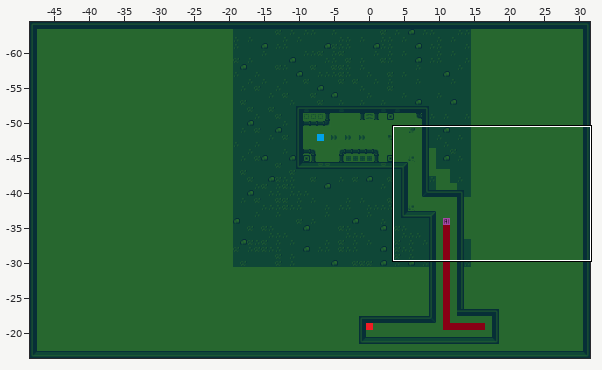
One commit to this Tiled map: public/assets/tilemaps/level2.tmx. The picture above shows the old version from afar; the outline marks the close-up.
Close-up. Old version:
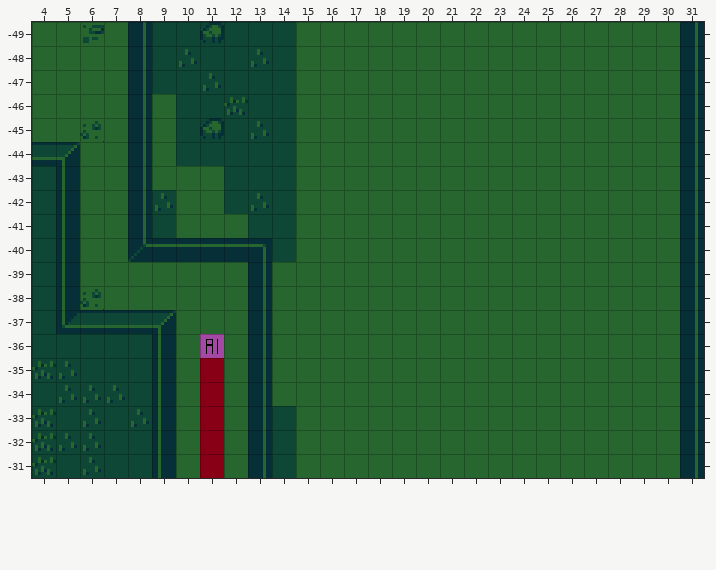
Cells are 16x16 px. Shown: x 4..31, y -49..-31. The commit also changed other parts of the map, which this record leaves out.
After the commit:
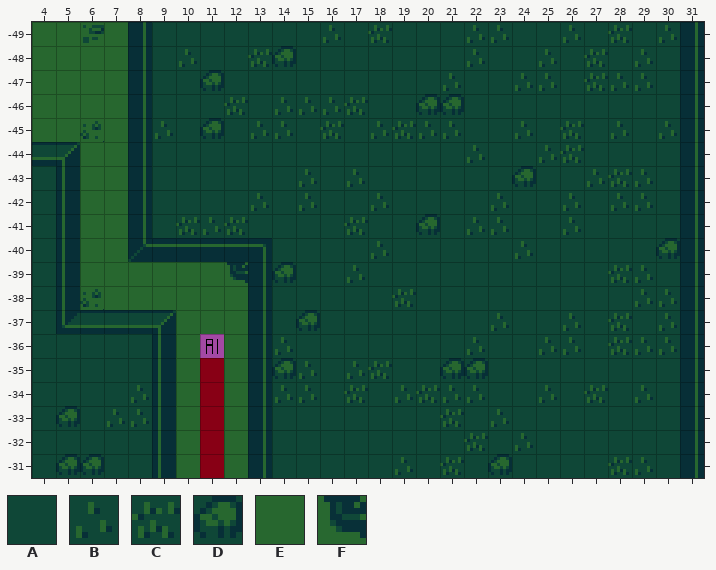
Key: from "tileset": A 0, B 5, C 6, D 7, E 25, F 75.
_ is an empty cell, . an unchanged one.
From old to new:
--- layer "Tile Layer 1"
@@ x 4..30 @@
--49 .......D...EEEEEEEEEEEEEEEE
--48 .........BAEEEEEEEEEEEEEEEE
--47 .......B...EEEEEEEEEEEEEEEE
--46 .....E....AEEEEEEEEEEEEEEEE
--45 .....E....AEEEEEEEEEEEEEEEE
--44 .....E.....EEEEEEEEEEEEEEEE
--43 .....EEE...EEEEEEEEEEEEEEEE
--42 .....BEE...EEEEEEEEEEEEEEEE
--41 ......EEE..EEEEEEEEEEEEEEEE
--40 ...........EEEEEEEEEEEEEEEE
--39 ........E.EEEEEEEEEEEEEEEEE
--38 ..........EEEEEEEEEEEEEEEEE
--37 ..........EEEEEEEEEEEEEEEEE
--36 ..........EEEEEEEEEEEEEEEEE
--35 CB........EEEEEEEEEEEEEEEEE
--34 .BBBA.....EEEEEEEEEEEEEEEEE
--33 CABA.......EEEEEEEEEEEEEEEE
--32 CBB........EEEEEEEEEEEEEEEE
--31 CAB........EEEEEEEEEEEEEEEE
+-49 .......A...ABACAAABBAABACAB
+-48 .........CDAAAAAAABAABACABA
+-47 .......D...AAAAAABAABBACBBA
+-46 .....A....BBBCAADDAAAAAAAAA
+-45 .....B....BACABCBBAABACABAB
+-44 .....A.....AAAAAAABAABCAAAA
+-43 .....AAA...BABAAAAAADAABCBA
+-42 .....AAA...BAABAAAABAABABBA
+-41 ......CBC..AACAADABBAABAAAA
+-40 ...........AAABAAAAABAAAAAD
+-39 ........F.DAABAAAAAAAAAACBA
+-38 ..........AAAAACAAAAAAAAABB
+-37 ..........ADAAAAAAABAABACAB
+-36 ..........BAAAAAAABAABBACBB
+-35 AA........DBABCAADDAAAAAAAA
+-34 .AAAB.....BBACABCBBAABACABA
+-33 ADAB.......AAAAAACABAAAAAAA
+-32 AAA........AAAAAAACABAAAAAA
+-31 ADD........AAAABACADAAAACBA
Boxes around the changes in both close-ups, in picture pixels (x1, y1, x2, y2):
changed: (200, 22, 224, 43)
changed: (248, 22, 680, 478)
changed: (200, 70, 224, 91)
changed: (152, 94, 248, 238)
changed: (227, 262, 248, 283)
changed: (32, 361, 149, 475)
